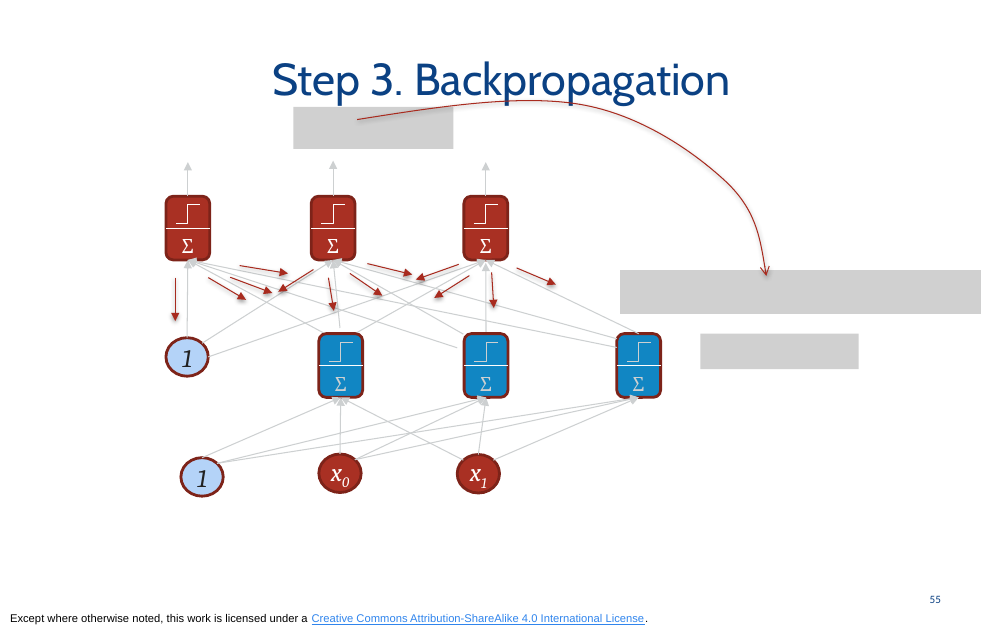
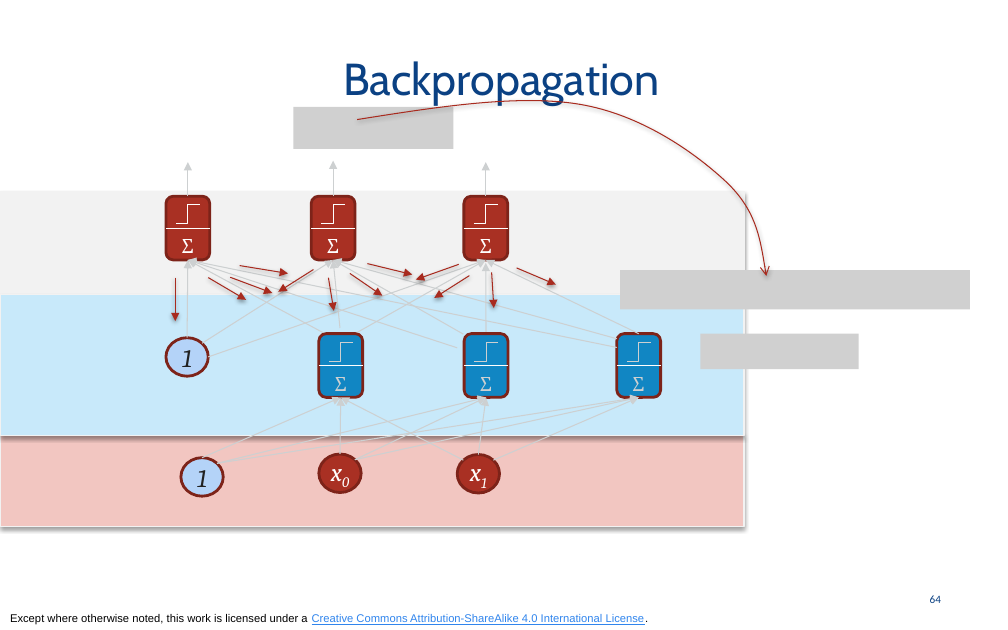
Before and after one commit to odpi/OpenDS4All, a slide deck: slide 64 of opends4all-resources/opends4all-machine-learning/SUPERVISED-ML-NN-neural-nets-intermediate.pptx (slide 55 before the commit). Drawn at 1008x630 pixels with LibreOffice and Linux fonts; fonts in the diff are those of the drawing; grey boxes stand for pictures. Boxes give left, top, right and bottom in pixels: in the first picture for what was removed or moved away, otherwise in the second. Text is boxed around its words. In the diff, an @@ line names an element or a change of style, - is before the commit and + after.

```diff
--- a/opends4all-resources/opends4all-machine-learning/SUPERVISED-ML-NN-neural-nets-intermediate.pptx
+++ b/opends4all-resources/opends4all-machine-learning/SUPERVISED-ML-NN-neural-nets-intermediate.pptx
@@ title at (343, 61, 659, 105): text changed @@
-Step 3. Backpropagation
+Backpropagation
@@ rectangle added at (0, 192, 744, 294), fill #F2F2F2, outline #F2F2F2 0.75 pt @@
@@ rectangle added at (0, 295, 744, 436), fill #C8E9FA, outline #F2F2F2 0.75 pt @@
@@ picture: place and size @@
-picture at (620, 270, 981, 313)
+picture at (620, 270, 970, 309)
@@ rectangle added at (0, 435, 744, 527), fill #F2C6C1, outline #F2F2F2 0.75 pt @@
@@ page number at (930, 595, 941, 603): text changed @@
-55
+64
```
Also in this commit, not shown: 12 other slides changed, 12 slides added, 2 slides removed, 3 other files.
